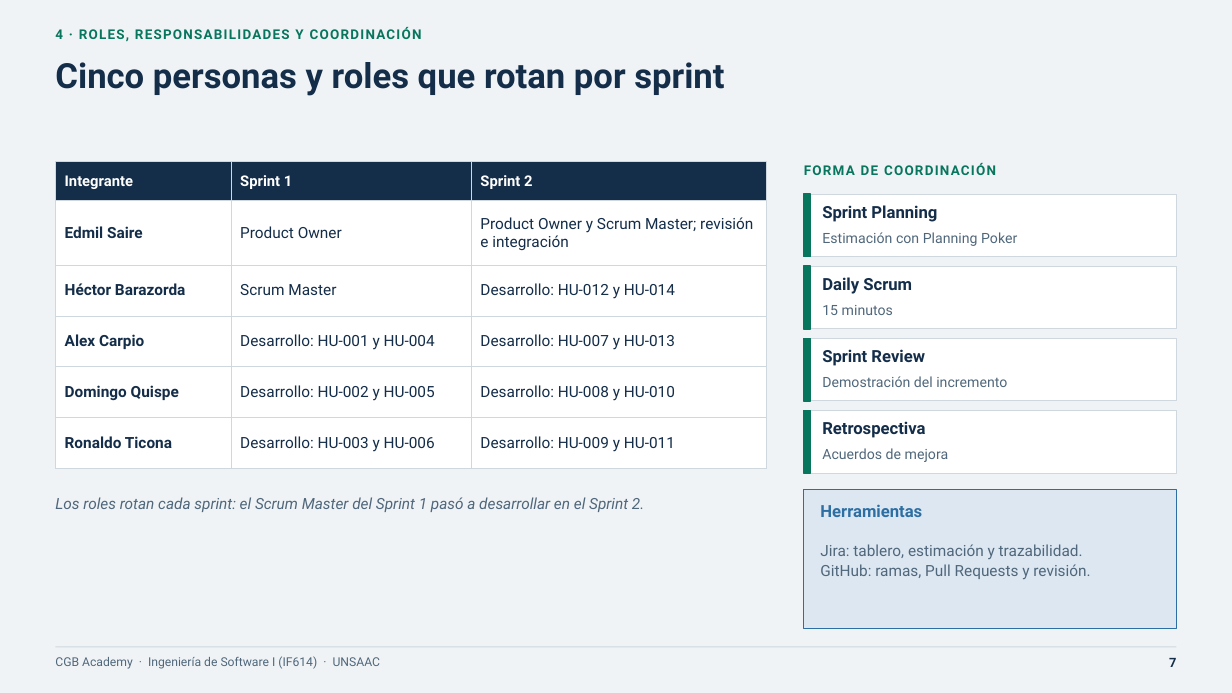
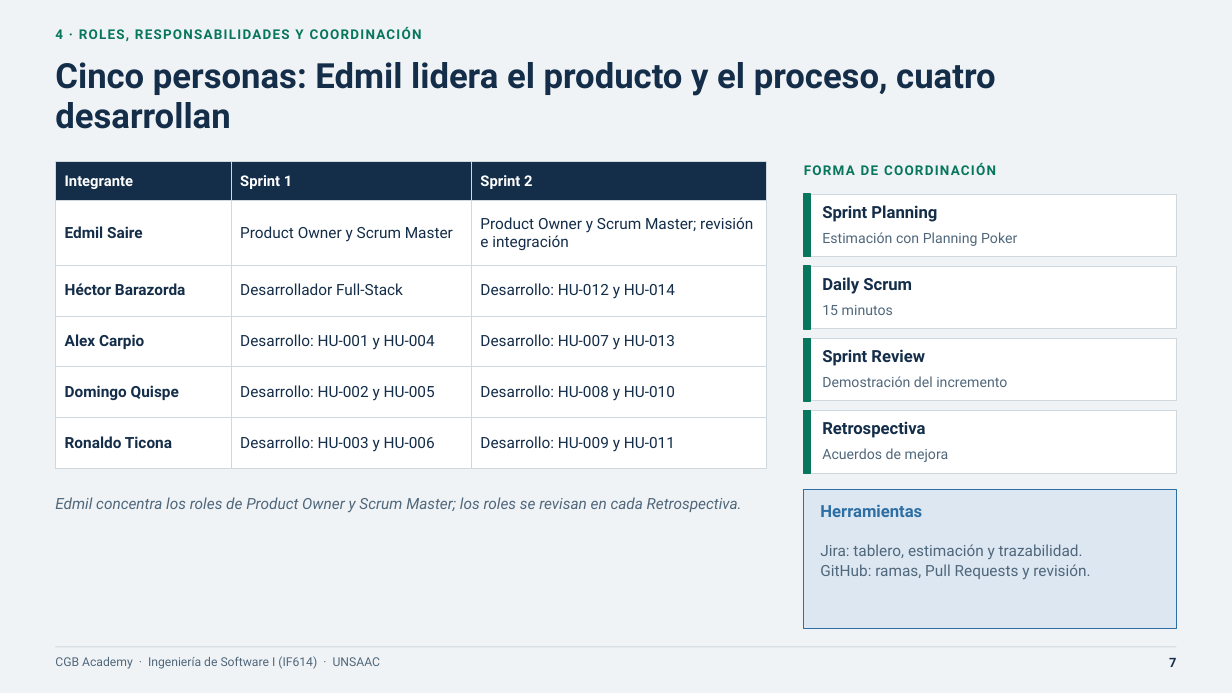
Before and after one commit to milith0kun/proyecto-ing-software, a slide deck: slide 7 of Diapos/Presentacion-CGB-Academy.pptx. Drawn at 1232x693 pixels with LibreOffice and Linux fonts; fonts in the diff are those of the drawing. Boxes give left, top, right and bottom in pixels: in the first picture for what was removed or moved away, otherwise in the second. Text is boxed around its words. In the diff, an @@ line names an element or a change of style, - is before the commit and + after.

Commit message:
docs(presentacion): alinea los roles con el informe: Edmil PO y Scrum Master, Héctor desarrollador (CGB-78)

```diff
--- a/Diapos/Presentacion-CGB-Academy.pptx
+++ b/Diapos/Presentacion-CGB-Academy.pptx
@@ text at [55, 62, 995, 129]: text changed @@
-Cinco personas y roles que rotan por sprint
+Cinco personas: Edmil lidera el producto y el proceso, cuatro desarrollan
@@ table at [55, 162, 767, 456] @@
-row 2, column 2: Product Owner
+row 2, column 2: Product Owner y Scrum Master
-row 3, column 2: Scrum Master
+row 3, column 2: Desarrollador Full-Stack
@@ text at [55, 497, 742, 512]: text changed @@
-Los roles rotan cada sprint: el Scrum Master del Sprint 1 pasó a desarrollar en el Sprint 2.
+Edmil concentra los roles de Product Owner y Scrum Master; los roles se revisan en cada Retrospectiva.
```
